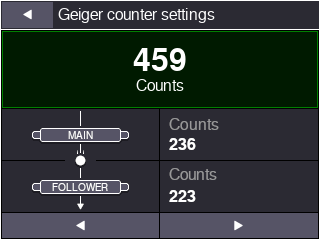
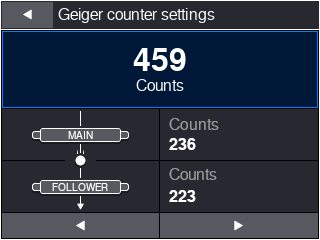
Layers edited between the first and the second 320 × 240 image:
painted on "Back Button Background" over [2, 2, 53, 28]
painted on "Title bar background" over [1, 1, 319, 29]
painted on "Button Background" over [2, 213, 318, 238]
painted on "Screen Background" over [2, 31, 318, 108]
painted on "Tube Info" over [2, 109, 318, 212]
